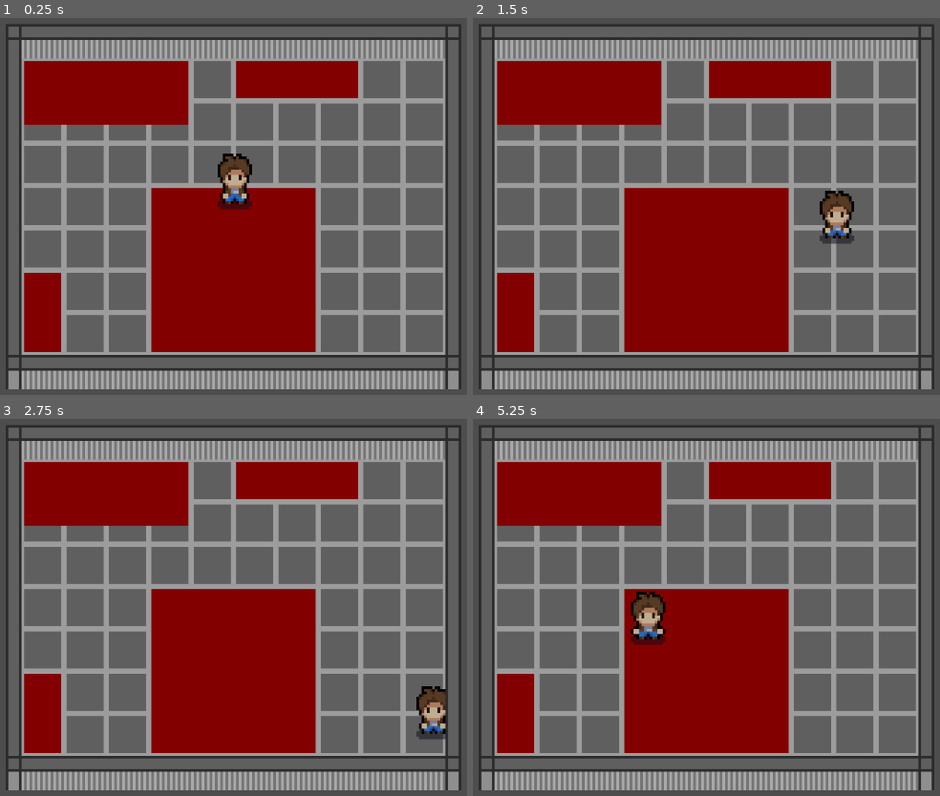
Above: before the commit, frames 1-4 (two rows, left to right).
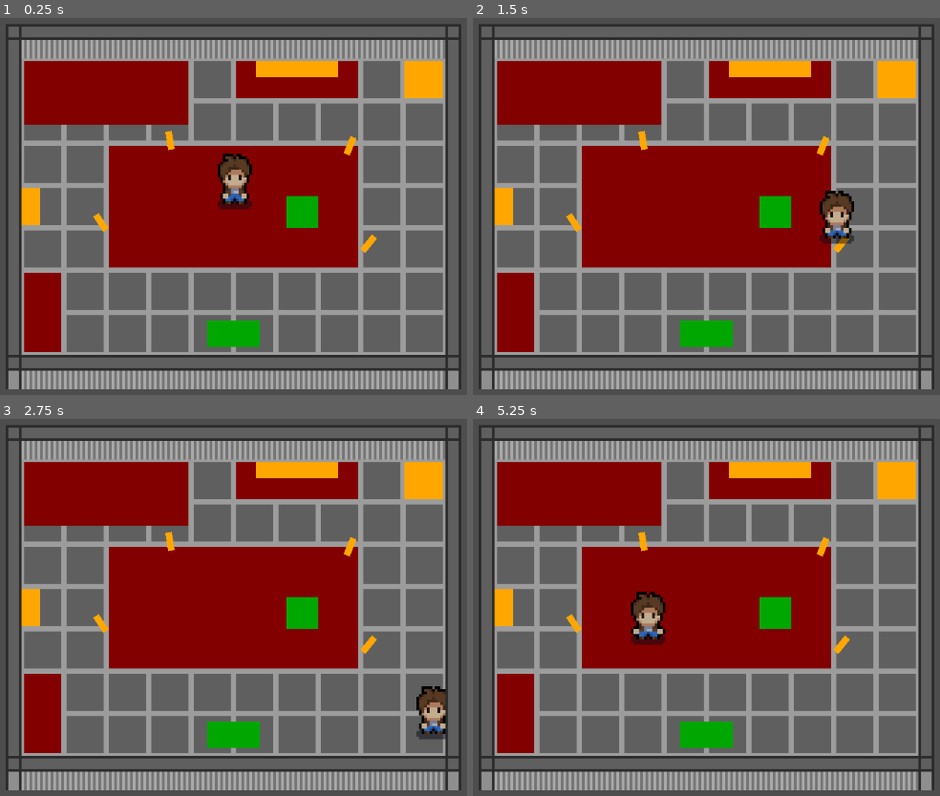
Above: after the commit, the same moments.

Repository: doneganmicah/BrackeysGameJam2024-2
Game: Godot game, scene res://scenes/level_proto.tscn
The game is run twice, just before and just after one commit, with the same random seed, the same clock (stepped at 60 frames per second) and the same inputs. This scene is started directly instead of the project's main scene.
Inputs:
- Up to frame 1 (0.25 s): no input
- Up to frame 2 (1.5 s): hold D (player_right) 0.53-1.28 s; hold S (player_down) from 1.28 s (still down)
- Up to frame 3 (2.75 s): release S (player_down) at 2.03 s; hold D (player_right) from 2.03 s (still down)
- Up to frame 4 (5.25 s): tap Enter at 2.75 s; release D (player_right) at 2.78 s; hold W (player_up) 2.78-3.53 s; hold A (player_left) 3.53-5.03 s; hold S (player_down) from 5.03 s (still down)

The runs differ from the first frame. In frame 1, 20% of the frame differs, in the area x 4-95%, y 11-89%; in frame 2, 20%; in frame 3, 21%; in frame 4, 21%.

Commit message:
Blocked out hazards and interactables

Diff:
--- a/scenes/level_proto.tscn
+++ b/scenes/level_proto.tscn
@@ -56,10 +56,10 @@
 color = Color(0.517647, 0, 0, 1)
 polygon = PackedVector2Array(-10, -10, 10, -10, 10, 10, -10, 10)
 
-[node name="LivingRoom" type="Polygon2D" parent="Layout"]
+[node name="Carpet" type="Polygon2D" parent="Layout"]
 z_index = 2
-position = Vector2(0, 32)
-scale = Vector2(3.1, 3.1)
+position = Vector2(0, 8)
+scale = Vector2(4.7, 2.3)
 color = Color(0.517647, 0, 0, 1)
 polygon = PackedVector2Array(-10, -10, 10, -10, 10, 10, -10, 10)
 
@@ -76,3 +76,76 @@
 scale = Vector2(0.7, 1.5)
 color = Color(0.517647, 0, 0, 1)
 polygon = PackedVector2Array(-10, -10, 10, -10, 10, 10, -10, 10)
+
+[node name="Interactions" type="Node" parent="."]
+
+[node name="Laptop" type="Polygon2D" parent="Interactions"]
+z_index = 2
+position = Vector2(0, 56)
+scale = Vector2(1, 0.5)
+color = Color(0, 0.654902, 0, 1)
+polygon = PackedVector2Array(-10, -10, 10, -10, 10, 10, -10, 10)
+
+[node name="Bucket" type="Polygon2D" parent="Interactions"]
+z_index = 2
+position = Vector2(26, 10)
+scale = Vector2(0.6, 0.6)
+color = Color(0, 0.654902, 0, 1)
+polygon = PackedVector2Array(-10, -10, 10, -10, 10, 10, -10, 10)
+
+[node name="Hazards" type="Node" parent="."]
+
+[node name="PatioDoor" type="Polygon2D" parent="Hazards"]
+z_index = 2
+position = Vector2(24, -44)
+scale = Vector2(1.55, 0.3)
+color = Color(1, 0.654902, 0, 1)
+polygon = PackedVector2Array(-10, -10, 10, -10, 10, 10, -10, 10)
+
+[node name="Breaker" type="Polygon2D" parent="Hazards"]
+z_index = 2
+position = Vector2(-78.5, 8)
+scale = Vector2(0.55, 0.7)
+color = Color(1, 0.654902, 0, 1)
+polygon = PackedVector2Array(-10, -10, 10, -10, 10, 10, -10, 10)
+
+[node name="Router" type="Polygon2D" parent="Hazards"]
+z_index = 2
+position = Vector2(71.75, -40)
+scale = Vector2(0.725, 0.7)
+color = Color(1, 0.654902, 0, 1)
+polygon = PackedVector2Array(-10, -10, 10, -10, 10, 10, -10, 10)
+
+[node name="PowerStrips" type="Node" parent="Hazards"]
+
+[node name="Strip1" type="Polygon2D" parent="Hazards/PowerStrips"]
+z_index = 2
+position = Vector2(-50, 14)
+rotation = -0.590766
+scale = Vector2(0.125, 0.35)
+color = Color(1, 0.654902, 0, 1)
+polygon = PackedVector2Array(-10, -10, 10, -10, 10, 10, -10, 10)
+
+[node name="Strip2" type="Polygon2D" parent="Hazards/PowerStrips"]
+z_index = 2
+position = Vector2(-24, -17)
+rotation = -0.157832
+scale = Vector2(0.125, 0.35)
+color = Color(1, 0.654902, 0, 1)
+polygon = PackedVector2Array(-10, -10, 10, -10, 10, 10, -10, 10)
+
+[node name="Strip3" type="Polygon2D" parent="Hazards/PowerStrips"]
+z_index = 2
+position = Vector2(44, -15)
+rotation = 0.37193
+scale = Vector2(0.125, 0.35)
+color = Color(1, 0.654902, 0, 1)
+polygon = PackedVector2Array(-10, -10, 10, -10, 10, 10, -10, 10)
+
+[node name="Strip4" type="Polygon2D" parent="Hazards/PowerStrips"]
+z_index = 2
+position = Vector2(51, 22)
+rotation = 0.67993
+scale = Vector2(0.125, 0.35)
+color = Color(1, 0.654902, 0, 1)
+polygon = PackedVector2Array(-10, -10, 10, -10, 10, 10, -10, 10)
